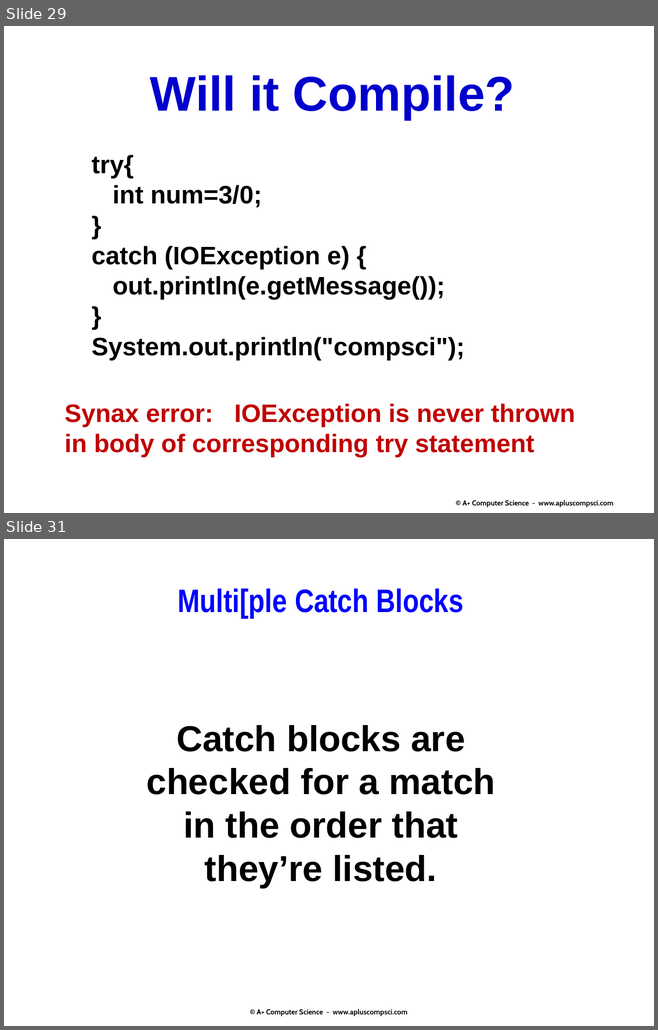
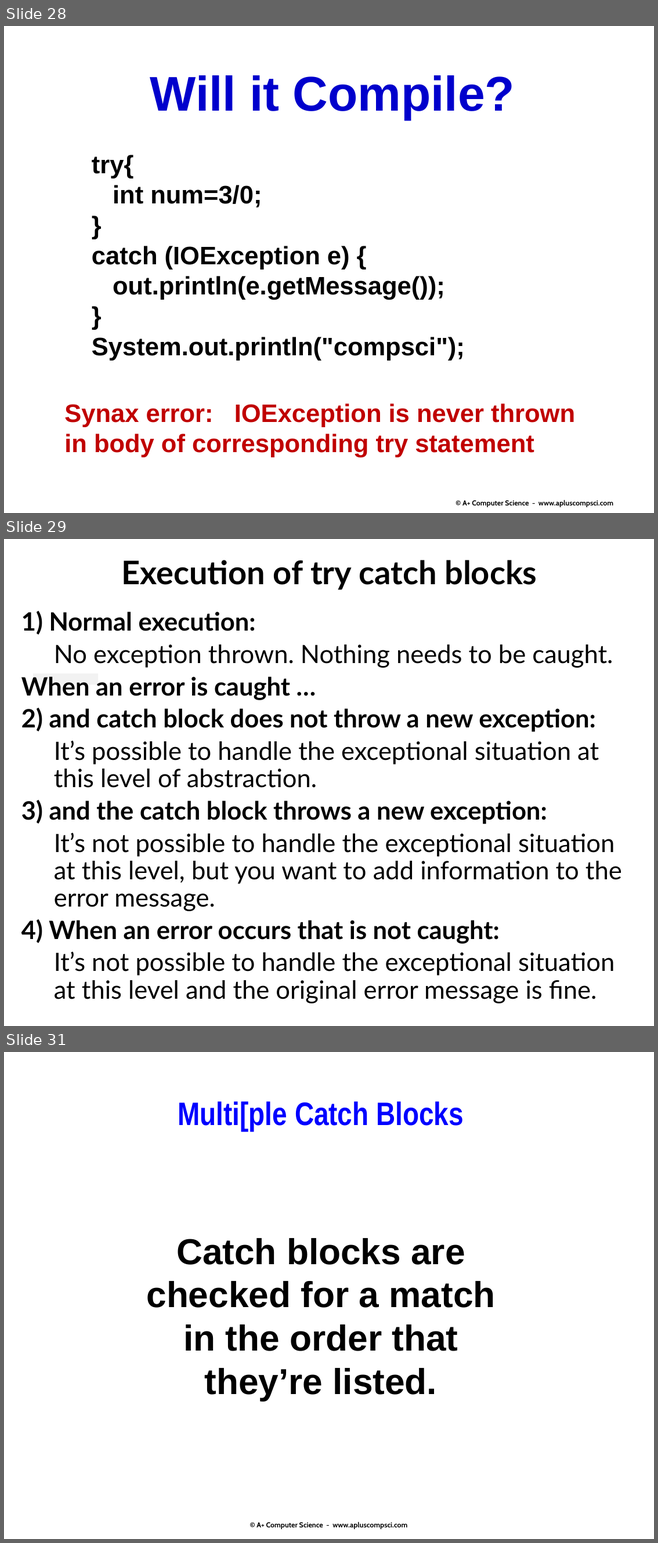
Before and after one commit to Cy-FairCS/cs3, a slide deck: u02d_exceptions/notes/a_Java Exceptions.pptx. Shown one above the other, each under a label of ours: slides 29 and 31 before the commit, slides 28, 29 and 31 after it; the slides between them are not shown. The pictures are 658x1030 and 658x1543 pixels, drawn with LibreOffice and Linux fonts; fonts in the diff are those of the drawing. Boxes give left, top, right and bottom in pixels: in the first picture for what was removed or moved away, otherwise in the second. Text is boxed around its words. In the diff, an @@ line names an element or a change of style, - is before the commit and + after.

Commit message:
Updated exceptions ppts

```diff
--- a/u02d_exceptions/notes/a_Java Exceptions.pptx
+++ b/u02d_exceptions/notes/a_Java Exceptions.pptx
@@ slide 29 added at [4, 539, 654, 1026], background #FFFFFF @@
@@ title added at [121, 560, 536, 590], 36 pt, text #000000, bold @@
+Execution of try catch blocks
@@ text added at [21, 611, 622, 1004], 28 pt, text #000000 @@
+1) Normal execution:
+  No exception thrown. Nothing needs to be caught.
+When an error is caught …
+2) and catch block does not throw a new exception:
+  It’s possible to handle the exceptional situation at this level of abstraction.
+3) and the catch block throws a new exception:
+  It’s not possible to handle the exceptional situation at this level, but you want to add information to the error message.
+4) When an error occurs that is not caught:
+  It’s not possible to handle the exceptional situation at this level and the original error message is fine.
@@ rectangle added at [33, 674, 98, 685], fill #F2F2F2 @@
@@ what was slide 29 is now slide 28 @@
```
Also in this commit, not shown: 5 slides changed, 4 other slides added, 2 slides removed, 1 other file.
